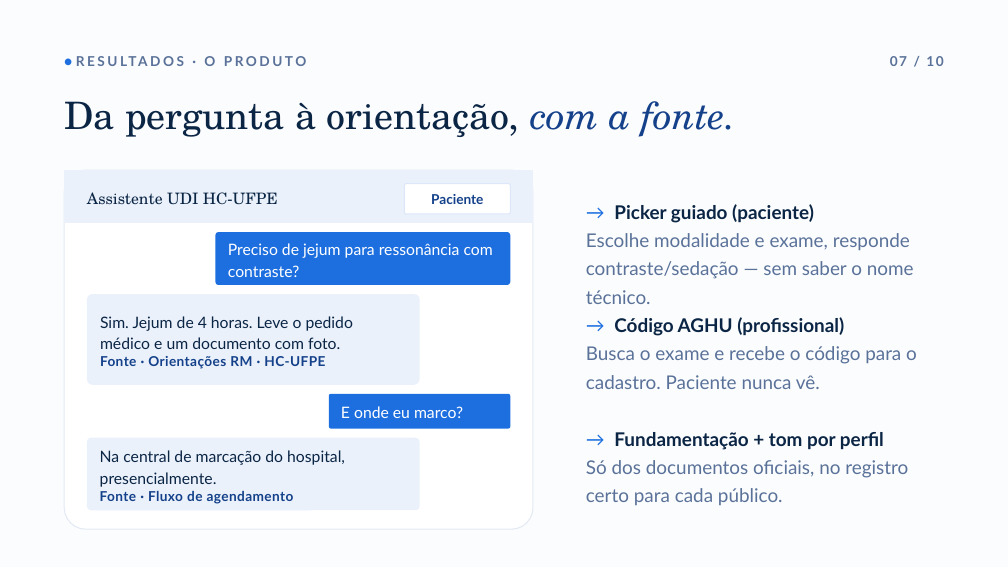
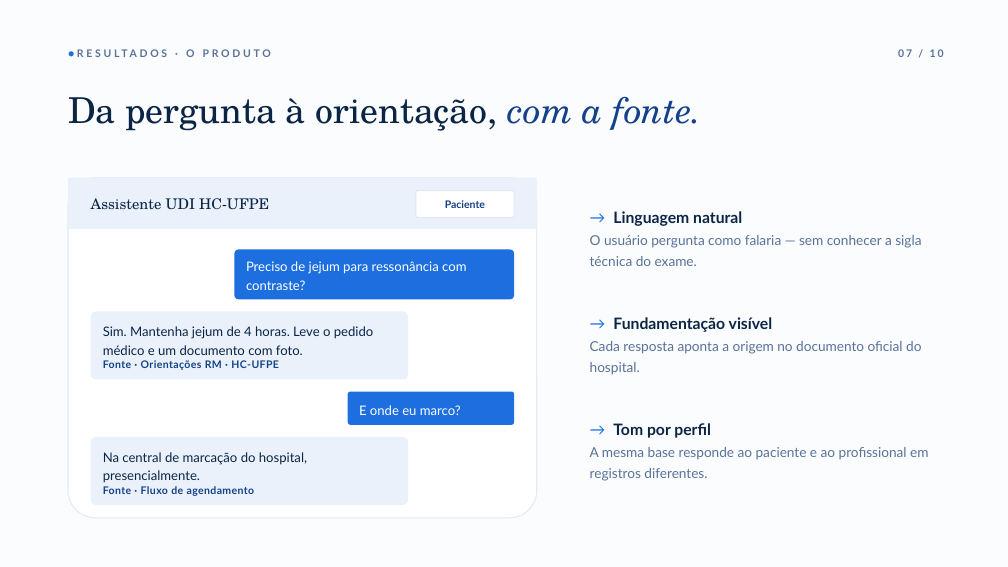
Before and after one commit to ata1de/hc-ufpe-exam-assistant, a slide deck: slide 8 of docs/Apresentacao_HC-UFPE.pptx. Drawn at 1008x567 pixels with LibreOffice and Linux fonts; fonts in the diff are those of the drawing. Boxes give left, top, right and bottom in pixels: in the first picture for what was removed or moved away, otherwise in the second. Text is boxed around its words. In the diff, an @@ line names an element or a change of style, - is before the commit and + after.

```diff
--- a/docs/Apresentacao_HC-UFPE.pptx
+++ b/docs/Apresentacao_HC-UFPE.pptx
@@ text "● RESULTADOS · O PRODUTO" at bbox=[150, 49, 158, 57]: size 13 to 10 pt, letter spacing 2.4 to 2.6 pt @@
@@ text "07 / 10": place and size @@
-text "07 / 10" at bbox=[890, 56, 943, 66]
+text "07 / 10" at bbox=[898, 49, 944, 57]
@@ text "07 / 10" at bbox=[898, 49, 944, 57]: size 13 to 10 pt, letter spacing 1.5 to 1.8 pt @@
@@ text "Da pergunta à orientação, com ..." at bbox=[68, 96, 702, 131]: size 36 to 34 pt; line spacing 1.02 to 1.03 @@
@@ rounded rectangle at bbox=[68, 178, 537, 518]: proportions changed @@
@@ rounded rectangle: place and size @@
-rounded rectangle at bbox=[64, 170, 533, 529]
+rounded rectangle at bbox=[68, 178, 537, 518]
@@ rectangle: place and size @@
-rectangle at bbox=[64, 170, 533, 223]
+rectangle at bbox=[68, 178, 537, 229]
@@ text "Assistente UDI HC-UFPE" at bbox=[91, 198, 269, 210]: size 15 to 14 pt @@
@@ rounded rectangle "Paciente": place and size @@
-rounded rectangle "Paciente" at bbox=[405, 184, 510, 214]
+rounded rectangle "Paciente" at bbox=[416, 191, 514, 218]
@@ rounded rectangle "Paciente" at bbox=[416, 191, 514, 218]: size 13 to 10 pt; proportions changed @@
@@ text at bbox=[590, 211, 921, 266]: text changed; size 18 to 13 pt @@
-→ Picker guiado (paciente)
-Escolhe modalidade e exame, responde contraste/sedação — sem saber o nome técnico.
+→ Linguagem natural
+O usuário pergunta como falaria — sem conhecer a sigla técnica do exame.
@@ rounded rectangle "Preciso de jejum para ressonância ..." at bbox=[234, 250, 514, 299]: size 15 to 12.5 pt; line spacing 1.15 to 1.2; proportions changed @@
@@ rounded rectangle "Preciso de jejum para ressonância ...": place and size @@
-rounded rectangle "Preciso de jejum para ressonância ..." at bbox=[216, 232, 510, 285]
+rounded rectangle "Preciso de jejum para ressonância ..." at bbox=[234, 250, 514, 299]
@@ rounded rectangle "Sim. Mantenha jejum de 4 ...": place and size @@
-rounded rectangle "Sim. Mantenha jejum de 4 ..." at bbox=[87, 294, 420, 385]
+rounded rectangle "Sim. Mantenha jejum de 4 ..." at bbox=[91, 312, 408, 380]
@@ rounded rectangle "Sim. Mantenha jejum de 4 ..." at bbox=[91, 312, 408, 380]: proportions changed @@
@@ text in rounded rectangle at bbox=[103, 326, 374, 355]: text changed; size 15 to 12.5 pt @@
-Sim. Jejum de 4 horas. Leve o pedido médico e um documento com foto.
+Sim. Mantenha jejum de 4 horas. Leve o pedido médico e um documento com foto.
@@ text at bbox=[590, 317, 921, 375]: text changed; size 18 to 13 pt @@
-→ Código AGHU (profissional)
-Busca o exame e recebe o código para o cadastro. Paciente nunca vê.
+→ Fundamentação visível
+Cada resposta aponta a origem no documento oficial do hospital.
@@ text in rounded rectangle at bbox=[103, 360, 279, 370]: size 13 to 10 pt in "Fonte · Orientações RM · HC-UFPE" @@
@@ rounded rectangle "E onde eu marco?": place and size @@
-rounded rectangle "E onde eu marco?" at bbox=[329, 394, 510, 429]
+rounded rectangle "E onde eu marco?" at bbox=[348, 392, 514, 425]
@@ rounded rectangle "E onde eu marco?" at bbox=[348, 392, 514, 425]: size 15 to 12.5 pt; line spacing 1.15 to 1.2; proportions changed @@
@@ rounded rectangle "Na central de marcação do ...": place and size @@
-rounded rectangle "Na central de marcação do ..." at bbox=[87, 438, 420, 510]
+rounded rectangle "Na central de marcação do ..." at bbox=[91, 437, 408, 505]
@@ rounded rectangle "Na central de marcação do ..." at bbox=[91, 437, 408, 505]: size 15 to 12.5 pt in "Na central de marcação do hospital, presencialmente."; size 13 to 10 pt in "Fonte · Fluxo de agendamento"; line spacing 1.15 to 1.2; proportions changed @@
@@ text at bbox=[590, 423, 928, 481]: text changed; size 18 to 13 pt @@
-→ Fundamentação + tom por perfil
-Só dos documentos oficiais, no registro certo para cada público.
+→ Tom por perfil
+A mesma base responde ao paciente e ao profissional em registros diferentes.
```
Also in this commit, not shown: 10 other slides changed.
